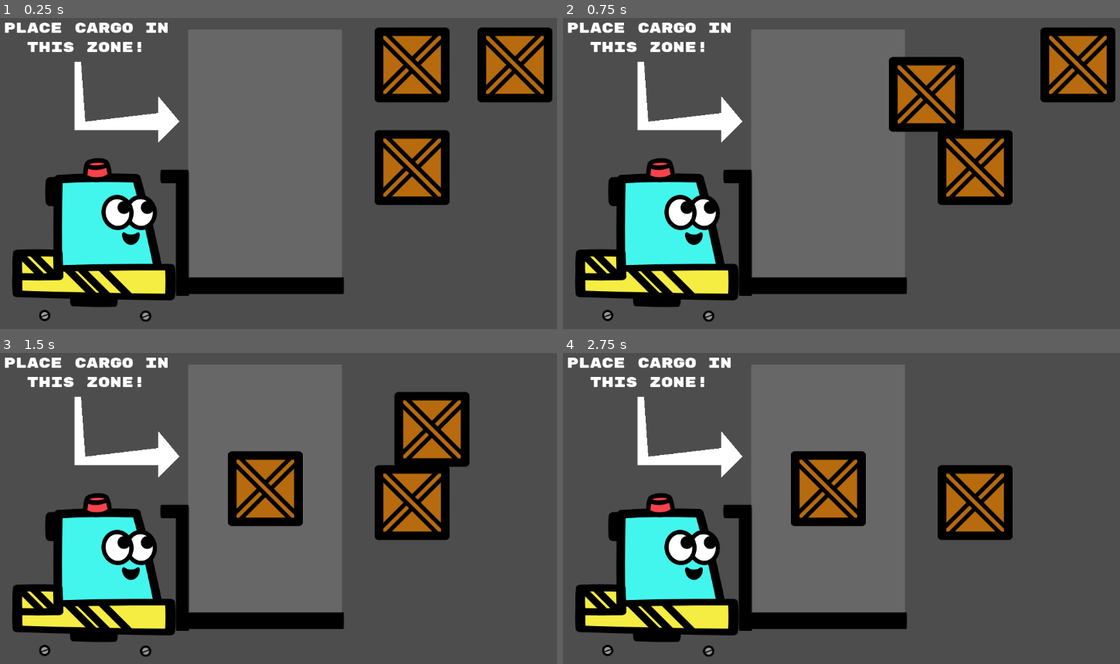
Above: before the commit, frames 1-4 (two rows, left to right).
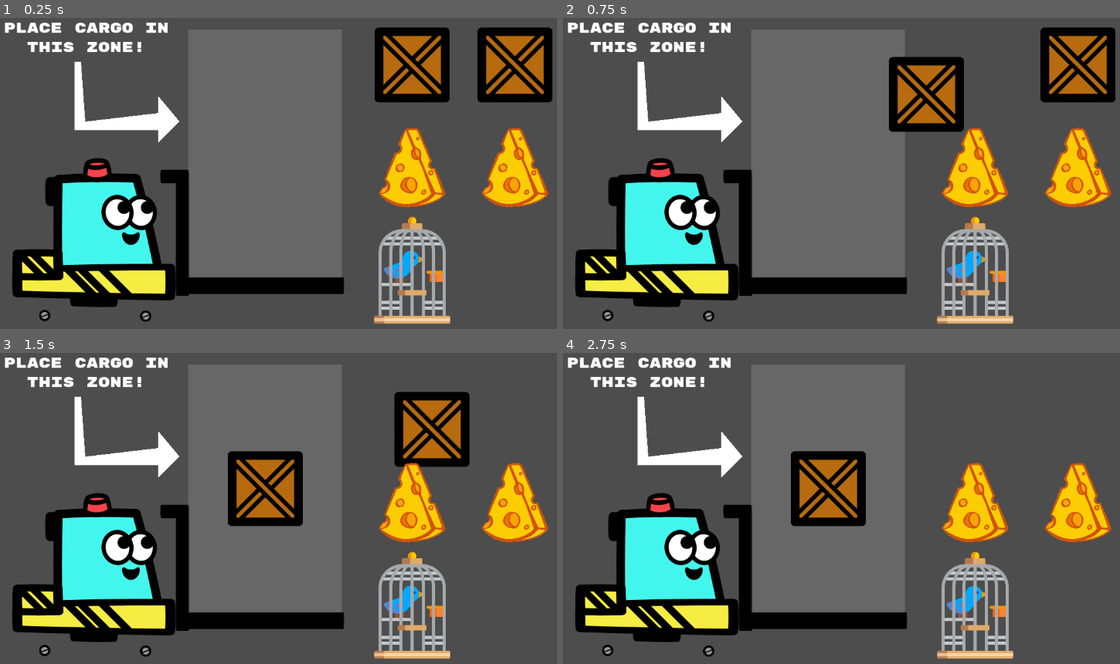
Above: after the commit, the same moments.

Repository: CourtlandCrouchet/OneTrip
Game: Godot game, scene res://Scenes/LevelManager.tscn
The game is run twice, just before and just after one commit, with the same random seed, the same clock (stepped at 60 frames per second) and the same inputs. This scene is started directly instead of the project's main scene.
Inputs (mouse positions are in pixels of both pictures, inside the frame that each line leads up to):
- Up to frame 1 (0.25 s): no input
- Up to frame 2 (0.75 s): tap Enter at 0.5 s; drag from (975, 64) to (830, 154) at 0.52 s
- Up to frame 3 (1.5 s): tap P (reset_level) at 1.25 s; drag from (512, 399) to (267, 489) at 1.27 s
- Up to frame 4 (2.75 s): tap P (reset_level) at 2 s; move the mouse to (975, 502) at 2.02 s; hold Right (move_right) from 2.03 s (still down); click (975, 502) at 2.17 s

The runs differ from the first frame. In frame 1, 7.5% of the frame differs, in the area x 67-99%, y 35-99%; in frame 2, 7.4%; in frame 3, 7.4%; in frame 4, 7.5%.

Commit message:
add support for first three levels

Diff:
--- a/Scenes/Levels/level_1.tscn
+++ b/Scenes/Levels/level_1.tscn
@@ -1,15 +1,5 @@
-[gd_scene load_steps=3 format=3 uid="uid://c7j33tnm0pdv6"]
+[gd_scene load_steps=2 format=3 uid="uid://c7j33tnm0pdv6"]
 
 [ext_resource type="PackedScene" uid="uid://b6d480ncgv8n4" path="res://Scenes/Levels/level_template.tscn" id="1_2tgin"]
-[ext_resource type="PackedScene" uid="uid://3i63mmp1u53b" path="res://Scenes/box.tscn" id="2_xm4cw"]
 
 [node name="Level" instance=ExtResource("1_2tgin")]
-
-[node name="Box" parent="BoxController" index="0" instance=ExtResource("2_xm4cw")]
-position = Vector2(44, -35)
-
-[node name="Box2" parent="BoxController" index="1" instance=ExtResource("2_xm4cw")]
-position = Vector2(44, -17)
-
-[node name="Box3" parent="BoxController" index="2" instance=ExtResource("2_xm4cw")]
-position = Vector2(44, 1)
--- a/Scenes/Levels/level_2.tscn
+++ b/Scenes/Levels/level_2.tscn
@@ -1,26 +1,9 @@
-[gd_scene load_steps=5 format=3 uid="uid://dbox581kugm85"]
+[gd_scene load_steps=3 format=3 uid="uid://dbox581kugm85"]
 
 [ext_resource type="PackedScene" uid="uid://b6d480ncgv8n4" path="res://Scenes/Levels/level_template.tscn" id="1_6c5ei"]
-[ext_resource type="PackedScene" uid="uid://cdue0qa0ddfa7" path="res://Scenes/gear.tscn" id="3_eg85p"]
 [ext_resource type="PackedScene" uid="uid://b8u2n0yy3m32h" path="res://Scenes/hill.tscn" id="5_lfa2j"]
-[ext_resource type="PackedScene" uid="uid://3i63mmp1u53b" path="res://Scenes/box.tscn" id="6_rly4j"]
 
 [node name="Level" instance=ExtResource("1_6c5ei")]
 
-[node name="Box" parent="BoxController" index="0" instance=ExtResource("6_rly4j")]
-position = Vector2(42, 3)
-
-[node name="Gear" parent="BoxController" index="1" instance=ExtResource("3_eg85p")]
-position = Vector2(39, -50)
-
-[node name="Gear2" parent="BoxController" index="2" instance=ExtResource("3_eg85p")]
-position = Vector2(41, -35)
-
-[node name="Box2" parent="BoxController" index="3" instance=ExtResource("6_rly4j")]
-position = Vector2(42, -17)
-
-[node name="Gear3" parent="BoxController" index="4" instance=ExtResource("3_eg85p")]
-position = Vector2(39, -67)
-
 [node name="Hill" parent="." index="6" instance=ExtResource("5_lfa2j")]
 position = Vector2(256, 13)
--- a/Scenes/Levels/level_3.tscn
+++ b/Scenes/Levels/level_3.tscn
@@ -1,27 +1,9 @@
-[gd_scene load_steps=6 format=3 uid="uid://5xxuyntglfjm"]
+[gd_scene load_steps=3 format=3 uid="uid://5xxuyntglfjm"]
 
 [ext_resource type="PackedScene" uid="uid://b6d480ncgv8n4" path="res://Scenes/Levels/level_template.tscn" id="1_kvtmy"]
-[ext_resource type="PackedScene" uid="uid://uxyllyjuyq62" path="res://Scenes/bird_cage.tscn" id="3_ss8mr"]
-[ext_resource type="PackedScene" uid="uid://cdpgvnmv8rbn4" path="res://Scenes/cheese.tscn" id="4_ywqfi"]
-[ext_resource type="PackedScene" uid="uid://3i63mmp1u53b" path="res://Scenes/box.tscn" id="6_lhj41"]
-[ext_resource type="PackedScene" uid="uid://dsjsji6pel00q" path="res://Scenes/bumps.tscn" id="10_prxe7"]
+[ext_resource type="PackedScene" path="res://Scenes/bumps.tscn" id="10_prxe7"]
 
 [node name="Level" instance=ExtResource("1_kvtmy")]
-
-[node name="Box" parent="BoxController" index="0" instance=ExtResource("6_lhj41")]
-position = Vector2(44, 1)
-
-[node name="BirdCage" parent="BoxController" index="1" instance=ExtResource("3_ss8mr")]
-position = Vector2(50, -24)
-
-[node name="Cheese" parent="BoxController" index="2" instance=ExtResource("4_ywqfi")]
-position = Vector2(37, -37)
-
-[node name="Cheese2" parent="BoxController" index="3" instance=ExtResource("4_ywqfi")]
-position = Vector2(37, -17)
-
-[node name="Box2" parent="BoxController" index="4" instance=ExtResource("6_lhj41")]
-position = Vector2(51, -48)
 
 [node name="BumpyPatch" type="Node2D" parent="." index="6"]
 position = Vector2(215, 0)
--- /dev/null
+++ b/Scenes/StackableItems/birdcage.tscn
@@ -0,0 +1,21 @@
+[gd_scene load_steps=3 format=3 uid="uid://dekupddg7qrvw"]
+
+[ext_resource type="Script" path="res://Scenes/stackable_item.gd" id="1_py0pd"]
+[ext_resource type="Texture2D" uid="uid://do081e3xoah7g" path="res://Sprites/bird-cage.png" id="2_3itx4"]
+
+[node name="Gear" type="Area2D" groups=["StackItem"]]
+scale = Vector2(0.65, 0.65)
+script = ExtResource("1_py0pd")
+cargo_type = "Birdcage"
+
+[node name="Sprite2D" type="Sprite2D" parent="."]
+scale = Vector2(0.6, 0.6)
+texture = ExtResource("2_3itx4")
+
+[node name="CollisionPolygon2D" type="CollisionPolygon2D" parent="."]
+scale = Vector2(0.6, 0.6)
+polygon = PackedVector2Array(16, -255.8, 13.6, -256, -12, -256, -20.9, -246, -23, -246, -23, -231, -43.6, -231, -52, -225, -52, -200.9, -62.2, -200, -68.3, -200, -86.3, -194, -89.6, -194, -114.5, -179, -116.9, -179, -140.8, -154, -142.2, -154, -157.2, -124, -158.6, -124, -165, -95.2, -165, 213, -178.8, 213, -185, 219.2, -185, 254.8, -183.8, 256, 184, 256, 184.4, 255, 186, 255, 186, 219.2, 179.8, 213, 166, 213, 166, -93.2, 159, -121, 159, -124.5, 143, -151.5, 143, -153.9, 120, -175.9, 120, -177.2, 92, -192.3, 92, -193.6, 62.2, -201, 53, -201, 53, -224, 48, -228, 48, -229.2, 44.5, -231, 24.5, -231, 25, -232.8, 25, -240.6, 16, -253.6)
+
+[connection signal="area_entered" from="." to="." method="_on_area_entered"]
+[connection signal="area_exited" from="." to="." method="_on_area_exited"]
+[connection signal="input_event" from="." to="." method="_on_input_event"]
--- a/Scenes/StackableItems/box.tscn
+++ b/Scenes/StackableItems/box.tscn
@@ -4,16 +4,18 @@
 [ext_resource type="Texture2D" uid="uid://bgveym5k01bch" path="res://Sprites/slice2.svg" id="2_wmltw"]
 
 [sub_resource type="RectangleShape2D" id="RectangleShape2D_l0yuk"]
-size = Vector2(144, 144)
+size = Vector2(140.083, 139.652)
 
 [node name="Box" type="Area2D" groups=["StackItem"]]
 position = Vector2(352, -136)
 script = ExtResource("1_w6tr1")
+cargo_type = "Box"
 
 [node name="Sprite2D" type="Sprite2D" parent="."]
 texture = ExtResource("2_wmltw")
 
 [node name="CollisionShape2D" type="CollisionShape2D" parent="."]
+position = Vector2(-0.112946, 0.336731)
 shape = SubResource("RectangleShape2D_l0yuk")
 
 [connection signal="area_entered" from="." to="." method="_on_area_entered"]
--- /dev/null
+++ b/Scenes/StackableItems/cheese.tscn
@@ -0,0 +1,21 @@
+[gd_scene load_steps=3 format=3 uid="uid://5nnlasem1epb"]
+
+[ext_resource type="Script" path="res://Scenes/stackable_item.gd" id="1_27vhi"]
+[ext_resource type="Texture2D" uid="uid://ddy0gtu4kjbws" path="res://Sprites/cheese.png" id="2_j1mgj"]
+
+[node name="Gear" type="Area2D" groups=["StackItem"]]
+scale = Vector2(0.65, 0.65)
+script = ExtResource("1_27vhi")
+cargo_type = "Cheese"
+
+[node name="Sprite2D2" type="Sprite2D" parent="."]
+scale = Vector2(0.4, 0.4)
+texture = ExtResource("2_j1mgj")
+
+[node name="CollisionPolygon2D" type="CollisionPolygon2D" parent="."]
+scale = Vector2(0.4, 0.4)
+polygon = PackedVector2Array(39.2, -284, -32.7, -284, -39.3, -283, -43.7, -283, -54.7, -275, -56.3, -275, -98.2, -184, -99.4, -184, -103, -174.4, -103, -161.2, -89, -146.2, -89, -129.9, -101, -116.8, -112, -111.3, -122.3, -109, -126, -109, -129, -105, -130.4, -105, -145, -64.3, -145, -60.6, -179.4, 24, -180.4, 24, -200.4, 81, -202.8, 81, -201, 86.3, -201, 89.8, -189.9, 102, -189, 120.1, -189, 122.3, -197, 132.3, -211.5, 140, -213.9, 140, -218.9, 146, -220.1, 146, -237, 173.1, -237, 192.9, -209, 222.8, -209, 224, -163, 255.9, -163, 257.3, -125, 273.2, -125, 274.6, -79, 284, 24.1, 284, 54.3, 280, 62.2, 280, 103.1, 270, 107.3, 270, 146.3, 257, 149.5, 257, 185.5, 239, 187.7, 239, 213.7, 220, 215.9, 220, 236.8, 198, 237, 170.3, 228, 146.5, 228, 143.6, 172, 11.6, 172, 9.20001, 162, -0.799988, 162, -3.39999, 153.7, -2, 145.6, -2, 139.6, -6, 138.1, -6, 133.1, -14, 134, -24.9, 134, -27.6, 145, -46.5, 145, -54.5, 136.2, -72, 135.3, -72, 55, -266.4, 55, -268.8, 44, -280.9, 44, -282.4)
+
+[connection signal="area_entered" from="." to="." method="_on_area_entered"]
+[connection signal="area_exited" from="." to="." method="_on_area_exited"]
+[connection signal="input_event" from="." to="." method="_on_input_event"]
--- /dev/null
+++ b/Scenes/StackableItems/gear.tscn
@@ -0,0 +1,19 @@
+[gd_scene load_steps=3 format=3 uid="uid://b0d4eqd5nn77j"]
+
+[ext_resource type="Script" path="res://Scenes/stackable_item.gd" id="1_1ssvk"]
+[ext_resource type="Texture2D" uid="uid://b1abvg14cirfb" path="res://Sprites/gear.png" id="1_x2hyr"]
+
+[node name="Gear" type="Area2D" groups=["StackItem"]]
+scale = Vector2(0.65, 0.65)
+script = ExtResource("1_1ssvk")
+cargo_type = "Gear"
+
+[node name="Sprite2D" type="Sprite2D" parent="."]
+texture = ExtResource("1_x2hyr")
+
+[node name="CollisionPolygon2D" type="CollisionPolygon2D" parent="."]
+polygon = PackedVector2Array(19.5, -104, -19.5, -104, -19.5, -101.5, -25.5, -84.3, -25.5, -82.3, -38.6, -76.8, -58.5, -86.3, -58.5, -87.2, -60.6, -88.3, -67.1, -84, -69.4, -84, -85.4, -67, -88.6, -67, -76.2, -39.9, -81.5, -28.4, -81.5, -26.5, -102.8, -20, -104.5, -20, -104.5, 18, -81, 25.9, -76.5, 37.4, -76.5, 40.4, -88.5, 60.4, -88.5, 64.9, -70.5, 81.9, -70.5, 83, -65.2, 87, -61, 87, -39.5, 75.6, -27.9, 81, -26, 81, -19.6, 104, 19.6, 104, 26.5, 81.3, 26.5, 80.2, 38.8, 75, 40, 75, 61, 87, 66.4, 87, 86.3, 66, 89.8, 66, 76.5, 40.4, 76.5, 37.5, 82.5, 25.5, 82.5, 24.4, 103.8, 18, 104.5, 18, 104.5, -20.2, 82.8, -27, 80.8, -27, 75.5, -39.4, 75.5, -40.5, 87.5, -60.4, 87.5, -65.9, 66.5, -85.9, 66.5, -89.2, 40, -76, 38, -76, 25, -83, 19.5, -101.3)
+
+[connection signal="area_entered" from="." to="." method="_on_area_entered"]
+[connection signal="area_exited" from="." to="." method="_on_area_exited"]
+[connection signal="input_event" from="." to="." method="_on_input_event"]
--- a/Scenes/level_manager.gd
+++ b/Scenes/level_manager.gd
@@ -1,19 +1,24 @@
 extends Node2D
 
-var hacky_position_scaler = .125
-var cargo_locations: Array[Vector2]
+var hacky_position_scaler = .05
+var cargo_locations: Array[Array]
 
-var box_scene = preload("res://Scenes/StackableItems/box.tscn")
+var box_scene: PackedScene = preload("res://Scenes/StackableItems/box.tscn")
+var gear_scene: PackedScene = preload("res://Scenes/StackableItems/gear.tscn")
+var cheese_scene: PackedScene = preload("res://Scenes/StackableItems/cheese.tscn")
+var birdcage_scene: PackedScene = preload("res://Scenes/StackableItems/birdcage.tscn")
 
-var current_level = "LevelOne"
+var current_level = "LevelThree"
 
 var level_cargo_sets = {
 	"LevelOne": [box_scene, box_scene, box_scene],
+	"LevelTwo": [box_scene, box_scene, gear_scene, gear_scene, gear_scene],
+	"LevelThree": [box_scene, box_scene, cheese_scene, cheese_scene, birdcage_scene],
 }
 
 # Called when the node enters the scene tree for the first time.
 func _ready() -> void:
-	load_level_stacking("LevelOne")
+	load_level_stacking(current_level)
 
 
 # Called every frame. 'delta' is the elapsed time since the previous frame.
@@ -29,23 +34,14 @@
 	var stacking_instance = stacking_scene.instantiate()
 	add_child(stacking_instance)
 
-	var potential_item_spawns = $Stacking/Items.get_children()
+	var potential_item_spawns = $Stacking/Locations.get_children()
 
 	var i = 0
 	for item in level_cargo_sets[level_name]:
 		var item_instance = item.instantiate()
-		potential_item_spawns[i].add_child(item_instance)
-		item_instance.position = potential_item_spawns[i].position
+		$Stacking/Items.add_child(item_instance)
+		item_instance.global_position = potential_item_spawns[i].global_position
 		i += 1
-
-	# remove spawn location markers
-	for marker in $Stacking/Items.get_children():
-		if marker.get_child_count() > 0:
-			var item = marker.get_children()[0]
-			marker.remove_child(item)
-			marker.get_parent().add_child(item)
-		$Stacking/Items.remove_child(marker)
-		marker.free
 
 	$Stacking.set_up_items()
 
@@ -54,20 +50,50 @@
 func _on_start_button_button_up() -> void:
 	# get the cargo locations
 	for child in $Stacking/Items.get_children():
-		cargo_locations.append(child.position)
+		print("item name: ", child.cargo_type)
+		cargo_locations.append([child.cargo_type, child.position])
 
 	# swap out the scenes
 	$Stacking.free
 	remove_child($Stacking)
-	var level_one = load("res://Scenes/main.tscn")
-	var level_instance = level_one.instantiate()
+
+	var level = ""
+
+	match current_level:
+		"LevelOne":
+			level = load("res://Scenes/Levels/level_1.tscn")
+		"LevelTwo":
+			level = load("res://Scenes/Levels/level_2.tscn")
+		"LevelThree":
+			level = load("res://Scenes/Levels/level_3.tscn")
+		"LevelFour":
+			level = load("res://Scenes/Levels/level_4.tscn")
+		"LevelFive":
+			level = load("res://Scenes/Levels/level_5.tscn")
+
+	var level_instance = level.instantiate()
 
 	# spawn in cargo at locations
-	for box_position in cargo_locations:
-		var box = load("res://Scenes/box.tscn")
-		var box_instance = box.instantiate()
-		level_instance.get_node("Player/Arm/ItemPlacementMarker").add_child(box_instance)
-		box_instance.position = box_position * hacky_position_scaler
-		level_instance.get_node("Cargo").add_child(box_instance)
+	for item in cargo_locations:
+		var item_scene
+
+		print(item[0])
+
+		match item[0]:
+			"Box":
+				item_scene = load("res://Scenes/box.tscn")
+			"Gear":
+				item_scene = load("res://Scenes/gear.tscn")
+			"Cheese":
+				item_scene = load("res://Scenes/cheese.tscn")
+			"Birdcage":
+				item_scene = load("res://Scenes/bird_cage.tscn")
+
+		if item_scene:
+			var box_instance = item_scene.instantiate()
+			level_instance.get_node("Player/Arm/ItemPlacementMarker").add_child(box_instance)
+			box_instance.position = item[1] * hacky_position_scaler
+			#level_instance.get_node("BoxController").add_child(box_instance)
+			box_instance.reparent(level_instance.get_node("BoxController"))
 
 	add_child(level_instance)
--- a/Scenes/main.tscn
+++ b/Scenes/main.tscn
@@ -1,19 +1,14 @@
-[gd_scene load_steps=17 format=3 uid="uid://dnv2fuc6175qd"]
+[gd_scene load_steps=11 format=3 uid="uid://dnv2fuc6175qd"]
 
 [ext_resource type="Script" path="res://Scripts/main.gd" id="1_a4636"]
 [ext_resource type="PackedScene" uid="uid://b0lcnp5xrh7j6" path="res://Scenes/player.tscn" id="2_1okup"]
 [ext_resource type="PackedScene" uid="uid://dqsnvsllgrjvm" path="res://Scenes/floor.tscn" id="3_pjymg"]
 [ext_resource type="Texture2D" uid="uid://bja71htojt2j2" path="res://Sprites/warehouse.jpg" id="3_t0i2j"]
 [ext_resource type="PackedScene" uid="uid://b8u2n0yy3m32h" path="res://Scenes/hill.tscn" id="4_blmfu"]
-[ext_resource type="PackedScene" uid="uid://uxyllyjuyq62" path="res://Scenes/bird_cage.tscn" id="7_qmdfy"]
-[ext_resource type="PackedScene" path="res://Scenes/WinZone.tscn" id="7_w60xq"]
-[ext_resource type="PackedScene" uid="uid://cdue0qa0ddfa7" path="res://Scenes/gear.tscn" id="8_pkddw"]
+[ext_resource type="PackedScene" uid="uid://bolejmjsmhqqg" path="res://Scenes/WinZone.tscn" id="7_w60xq"]
 [ext_resource type="Script" path="res://Scripts/win_zone.gd" id="9_jhthv"]
-[ext_resource type="PackedScene" uid="uid://cdpgvnmv8rbn4" path="res://Scenes/cheese.tscn" id="9_k0ubt"]
-[ext_resource type="PackedScene" uid="uid://dr43c6q2imkcs" path="res://Scenes/spring.tscn" id="10_8dusl"]
 [ext_resource type="FontFile" uid="uid://cuq5ou13j84cx" path="res://Fonts/RubikMonoOne-Regular.ttf" id="10_bif06"]
-[ext_resource type="PackedScene" uid="uid://brf54mhp8l2xr" path="res://Scenes/saxophone.tscn" id="11_rn5ja"]
-[ext_resource type="PackedScene" uid="uid://dsjsji6pel00q" path="res://Scenes/bumps.tscn" id="15_3lrpl"]
+[ext_resource type="PackedScene" path="res://Scenes/bumps.tscn" id="15_3lrpl"]
 
 [sub_resource type="LabelSettings" id="LabelSettings_67nlv"]
 font = ExtResource("10_bif06")
--- a/Scenes/stackable_item.gd
+++ b/Scenes/stackable_item.gd
@@ -5,6 +5,8 @@
 
 signal increase_overlaps
 signal decrease_overlaps
+
+@export var cargo_type: String = ""
 
 func _process(_delta):
 	if is_dragging:
--- a/Scenes/stacking.tscn
+++ b/Scenes/stacking.tscn
@@ -82,24 +82,6 @@
 [node name="Items" type="Node2D" parent="."]
 position = Vector2(-24, 224)
 
-[node name="Location1" type="Marker2D" parent="Items"]
-position = Vector2(282, -414)
-
-[node name="Location2" type="Marker2D" parent="Items"]
-position = Vector2(474, -414)
-
-[node name="Location3" type="Marker2D" parent="Items"]
-position = Vector2(282, -222)
-
-[node name="Location4" type="Marker2D" parent="Items"]
-position = Vector2(474, -222)
-
-[node name="Location5" type="Marker2D" parent="Items"]
-position = Vector2(282, -30)
-
-[node name="Location6" type="Marker2D" parent="Items"]
-position = Vector2(474, -30)
-
 [node name="Camera2D" type="Camera2D" parent="."]
 
 [node name="StartButton" type="Button" parent="."]
@@ -118,5 +100,25 @@
 horizontal_alignment = 1
 vertical_alignment = 1
 
+[node name="Locations" type="Node2D" parent="."]
+
+[node name="Location1" type="Marker2D" parent="Locations"]
+position = Vector2(258, -190)
+
+[node name="Location2" type="Marker2D" parent="Locations"]
+position = Vector2(450, -190)
+
+[node name="Location3" type="Marker2D" parent="Locations"]
+position = Vector2(258, 2)
+
+[node name="Location4" type="Marker2D" parent="Locations"]
+position = Vector2(450, 2)
+
+[node name="Location5" type="Marker2D" parent="Locations"]
+position = Vector2(258, 194)
+
+[node name="Location6" type="Marker2D" parent="Locations"]
+position = Vector2(450, 194)
+
 [connection signal="area_entered" from="StackZone" to="." method="_on_stack_zone_area_entered"]
 [connection signal="area_exited" from="StackZone" to="." method="_on_stack_zone_area_exited"]
